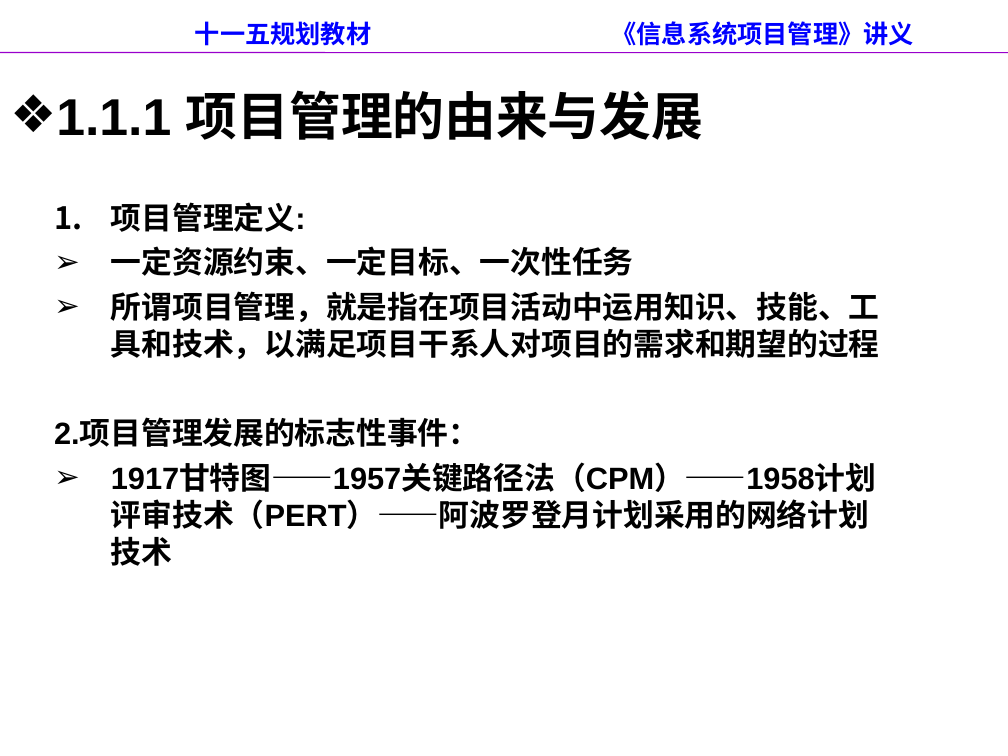
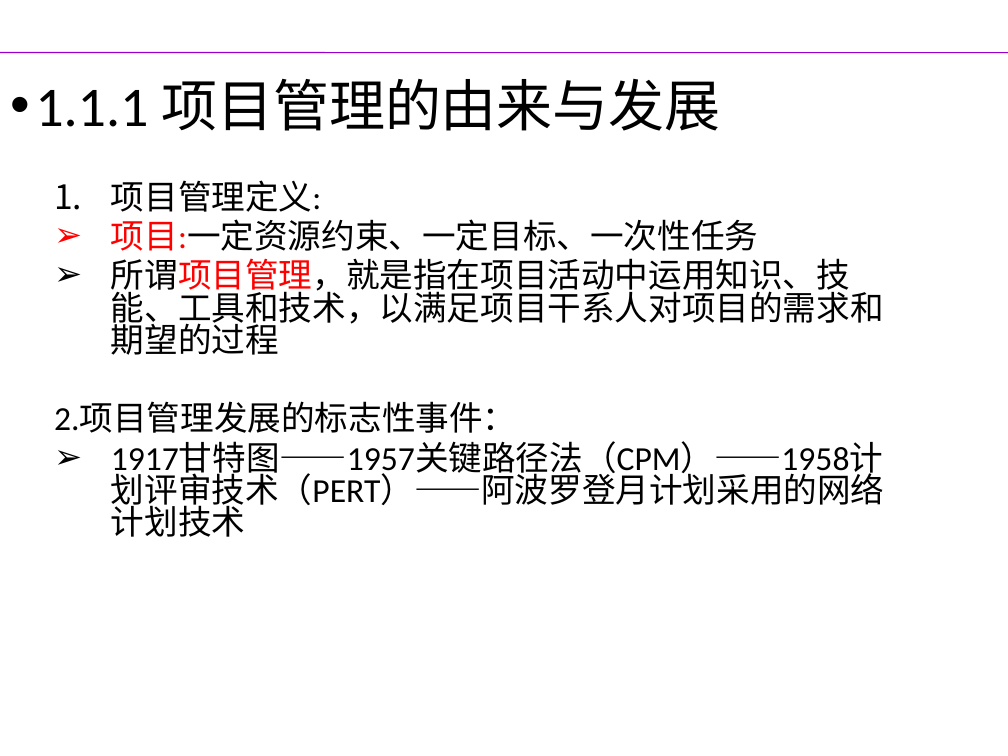
Before and after one commit to yanghui58/project_manager, a slide deck: slide 8 of 左美云_信息系统项目管理（第二版）/第1章 信息系统项目的特点与规划.ppt (slide 6 before the commit). Drawn at 1008x756 pixels with LibreOffice and Linux fonts; fonts in the diff are those of the drawing; background and template pictures are left out. Boxes give left, top, right and bottom in pixels: in the first picture for what was removed or moved away, otherwise in the second. Text is boxed around its words. In the diff, an @@ line names an element or a change of style, - is before the commit and + after.

```diff
--- a/左美云_信息系统项目管理（第二版）/第1章 信息系统项目的特点与规划.ppt
+++ b/左美云_信息系统项目管理（第二版）/第1章 信息系统项目的特点与规划.ppt
@@ title removed at [195, 21, 914, 46] @@
-十一五规划教材 《信息系统项目管理》讲义
@@ text at [35, 79, 885, 537]: size 37 to 40 pt in "1.1.1 项目管理的由来与发展"; font Arial to Calibri, bold off in "1.1.1 项目管理的由来与发展", "项目管理定义:", "所谓项目管理，就是指在项目活动中运用知识、技能、工具和技术，以满足项目干系人对项目的需求和期望的过程", "2.项目管理发展的标志性事件：" and 1 more places; size 22 to 24 pt in "项目管理定义:", "所谓项目管理，就是指在项目活动中运用知识、技能、工具和技术，以满足项目干系人对项目的需求和期望的过程", "2.项目管理发展的标志性事件：", "1917甘特图——1957关键路径法（CPM）——1958计划评审技术（PERT）——阿波罗登月计划采用的网络计划技术"; text colour #000000 to #FF0000 in "所谓项目管理，就是指在项目活动中运用知识、技能、工具和技术，以满足项目干系人对项目的需求和期望的过程"; bullet ❖ to •; line spacing 1 to 0.8 @@
@@ text at [111, 219, 758, 251]: text changed; size 22 to 24 pt; font Arial to Calibri; bold off @@
-  ➢ 一定资源约束、一定目标、一次性任务
+  ➢ 项目:一定资源约束、一定目标、一次性任务
```
Also in this commit, not shown: 52 other slides changed, 3 slides added, 1 slide removed, 9 other files.
